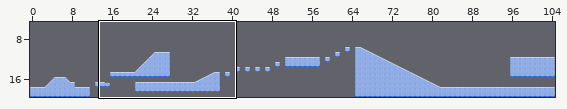
An edit to a level. Tiled map, assets/maps/level_1.tmx. Above: a wide view before the commit, with the close-up outlined.
Close-up. The starting point:
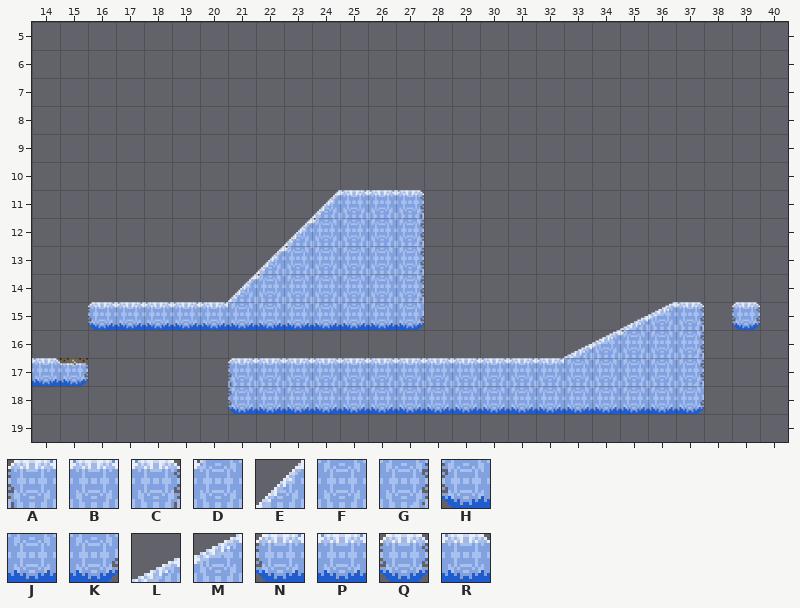
Cells are 128x128 px. Shown: x 14..40, y 5..19.
Key: from "ice_with_water_tileset": A 0, B 1, C 2, D 5, E 7, F 9, G 10, H 16, J 17, K 18, L 22, M 23, N 24, P 25, Q 27; from "ice_with_water_tileset_springb": R 13.
_ is an empty cell.
Layers that did not change in this view are not listed.
Layer "ground" before, first column x 14:
 5 ___________________________
 6 ___________________________
 7 ___________________________
 8 ___________________________
 9 ___________________________
10 ___________________________
11 __________EBBC_____________
12 _________EDFFG_____________
13 ________EDFFFG_____________
14 _______EDFFFFG_____________
15 __NPPPPJJJJJJK_______LMC_Q_
16 ___________________LMDFG___
17 R______ABBBBBBBBBBBFFFFG___
18 _______HJJJJJJJJJJJJJJJK___
19 ___________________________
Now the later version:
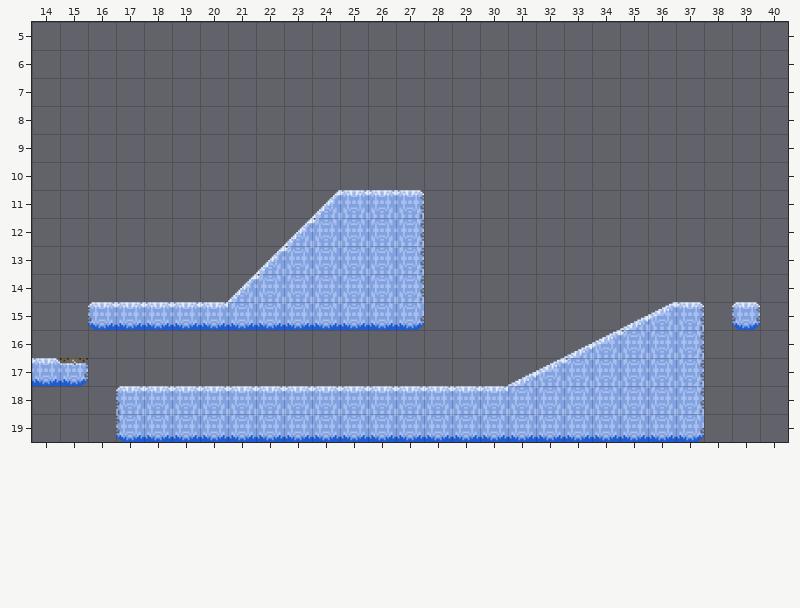
From old to new:
Layer "ground":
y 17: x 21..33 ABBBBBBBBBBBF -> __________LMD
y 18: x 17..37 ____HJJJJJJJJJJJJJJJK -> ABBBBBBBBBBBBBFFFFFFG
y 19: x 17..37 _____________________ -> HJJJJJJJJJJJJJJJJJJJK
